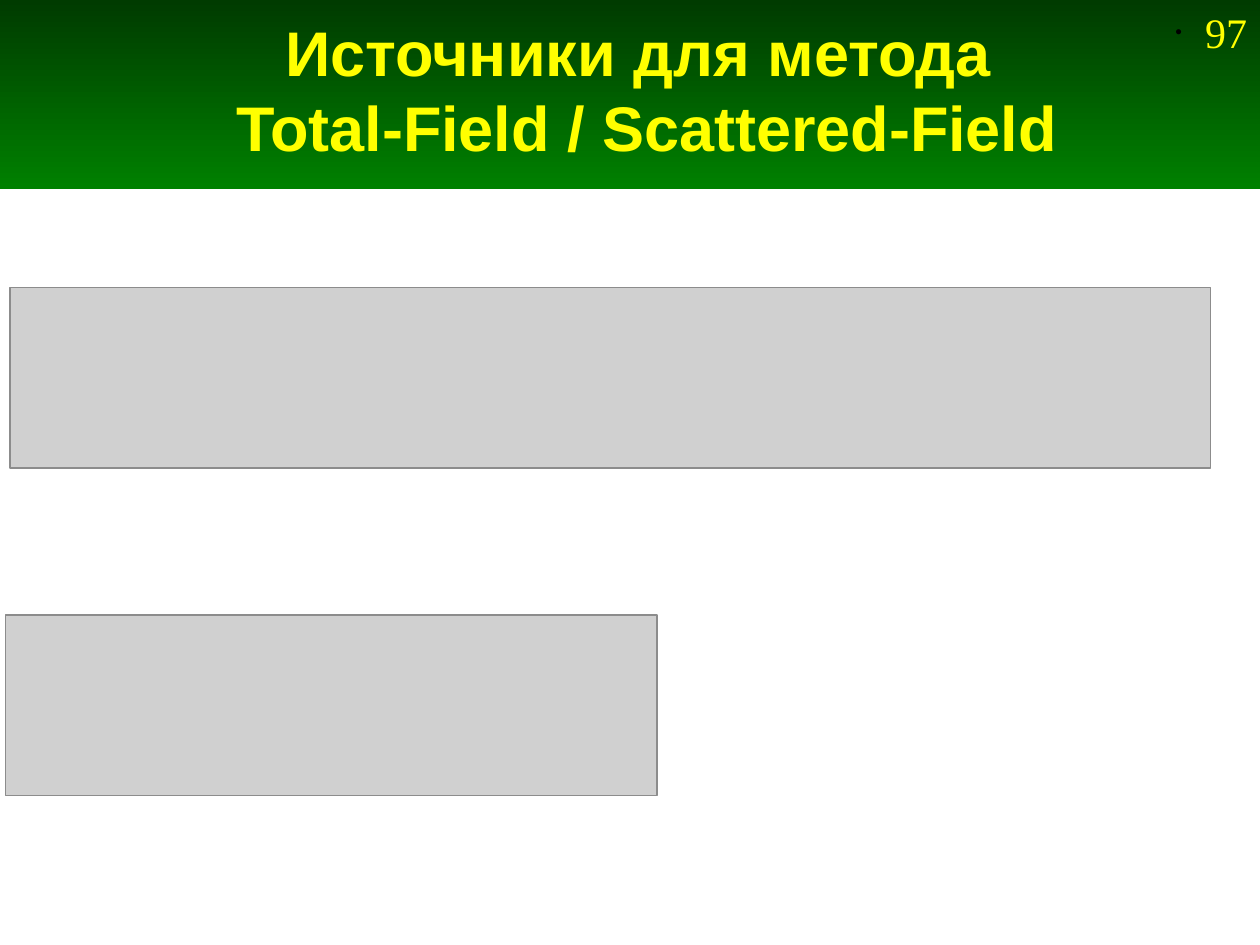
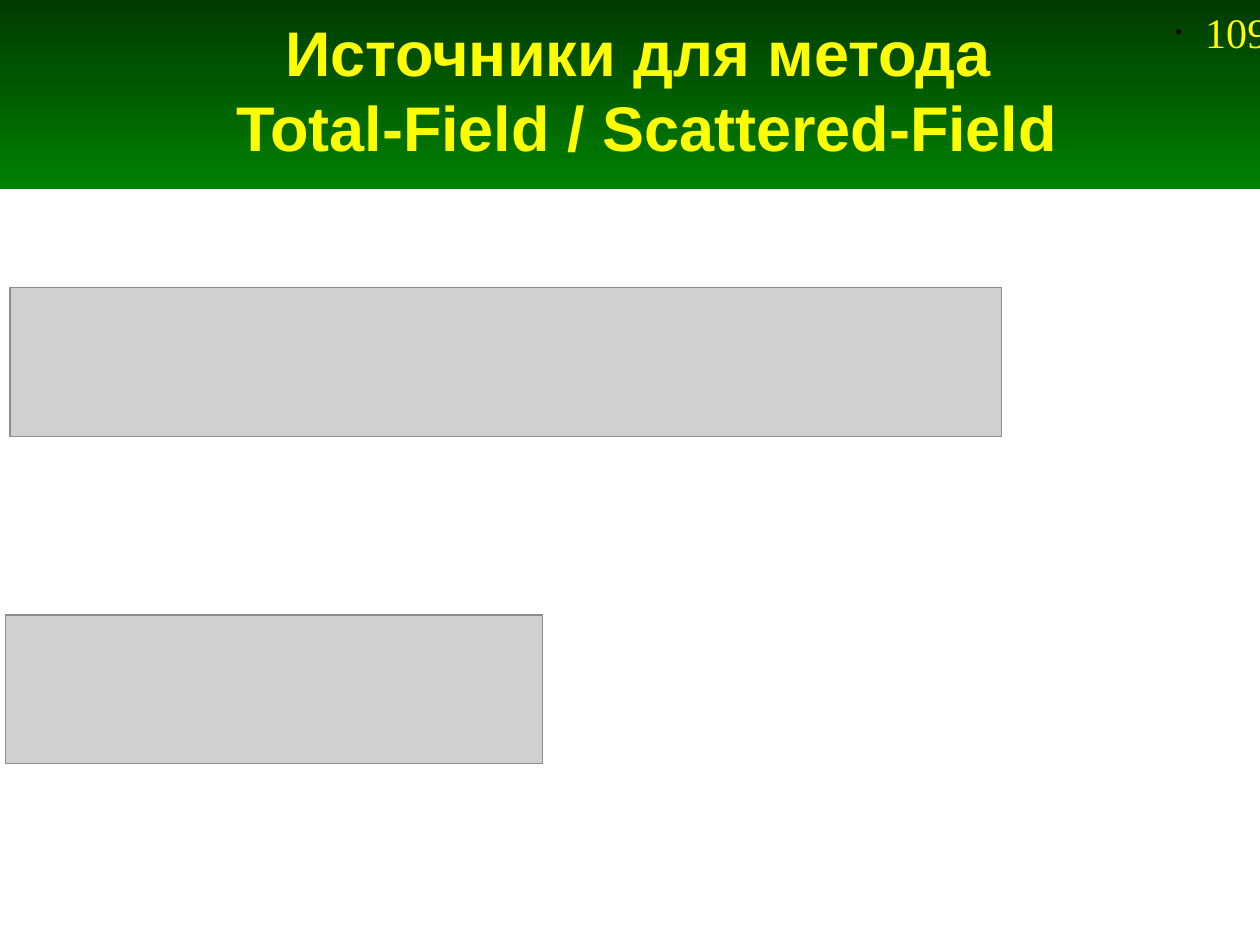
Before and after one commit to andris0147sv/modelling, a slide deck: slide 109 of presentations/2. FDTD.odp (slide 97 before the commit). Drawn at 1260x945 pixels with LibreOffice and Linux fonts; fonts in the diff are those of the drawing; grey boxes stand for pictures. Boxes give left, top, right and bottom in pixels: in the first picture for what was removed or moved away, otherwise in the second. Text is boxed around its words. In the diff, an @@ line names an element or a change of style, - is before the commit and + after.

Commit message:
Моделирование диэлектрика перенесено до метода TFSF

```diff
--- a/presentations/2. FDTD.odp
+++ b/presentations/2. FDTD.odp
@@ page number at [1205, 20, 1260, 49]: text changed @@
-• 97
+• 109
@@ picture: place and size @@
-picture at [10, 287, 1211, 467]
+picture at [10, 287, 1002, 436]
@@ picture: place and size @@
-picture at [5, 615, 656, 795]
+picture at [5, 615, 542, 764]
```
Also in this commit, not shown: 3 other slides changed, 1 slide added, 5 other files.
